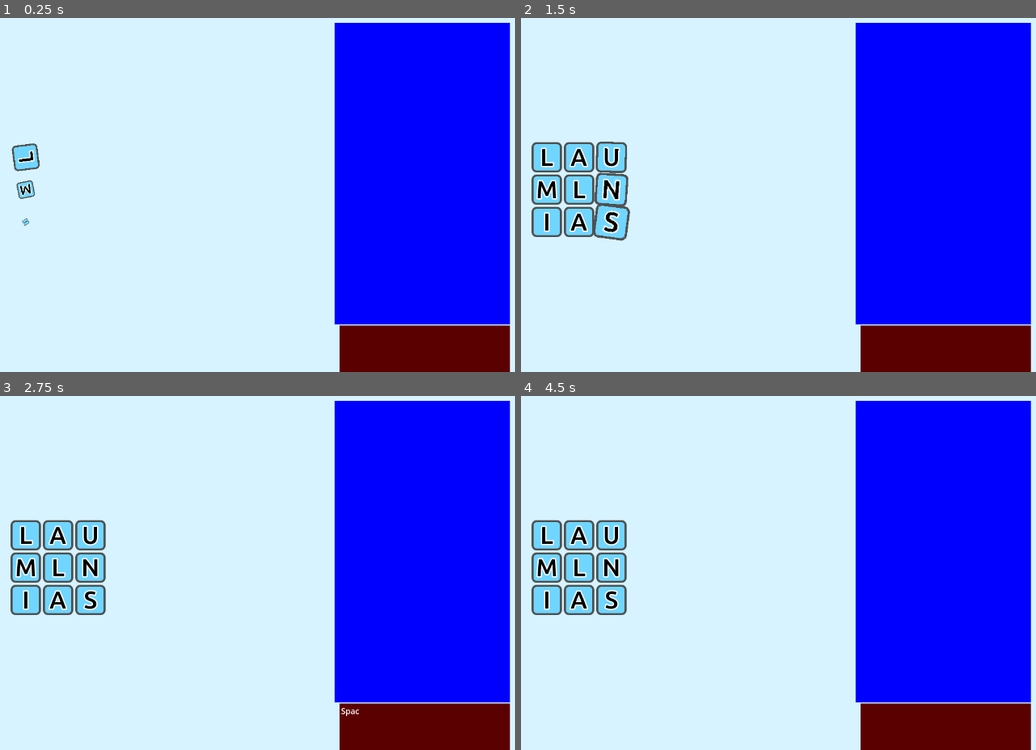
Above: before the commit, frames 1-4 (two rows, left to right).
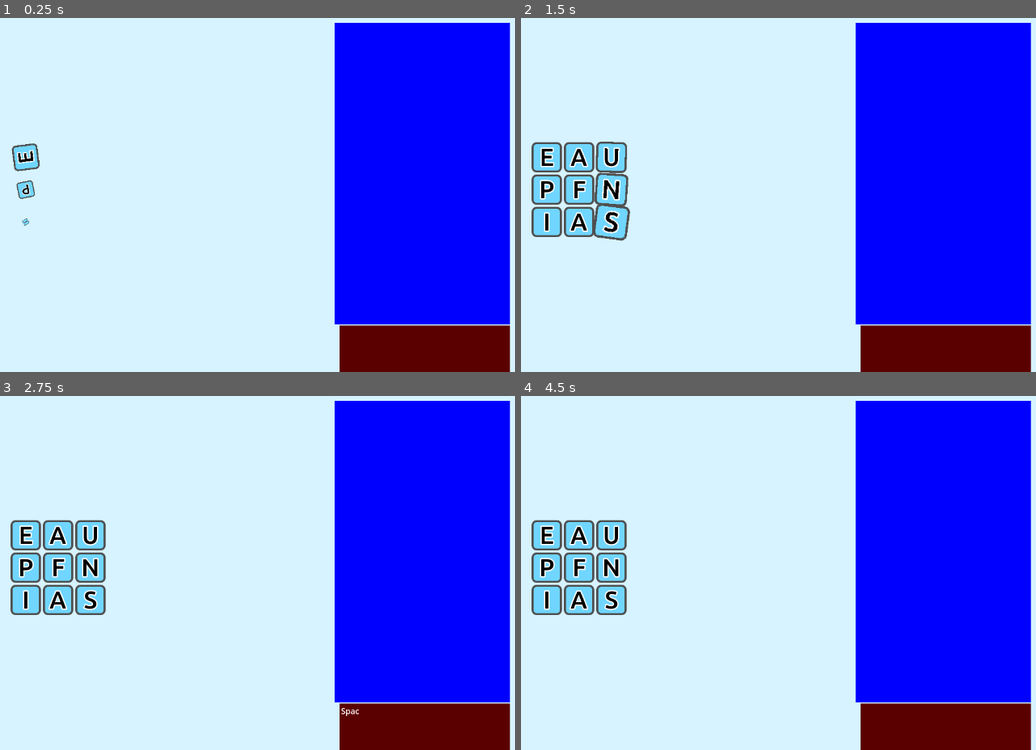
Above: after the commit, the same moments.

Repository: daoudclarke/word-search-extreme
Game: Godot game, scene res://word_search.tscn
Two runs of this game, one before a commit and one after it. Both use one fixed random seed, a clock stepped at 60 frames per second and the inputs below.
Inputs:
- Up to frame 1 (0.25 s): no input
- Up to frame 2 (1.5 s): tap Enter at 0.5, 1.35 s; tap Backspace at 0.6 s
- Up to frame 3 (2.75 s): tap Space at 2 s; tap Backspace at 2.1 s
- Up to frame 4 (4.5 s): tap Enter at 2.75, 2.85, 4.25, 4.35 s; tap Space at 3.5 s; tap Backspace at 3.6 s

The runs differ from the first frame. In frame 1, 0.1% of the frame differs, in the area x 3-7%, y 37-51%; in frame 2, 0.3%, in the area x 2-13%, y 36-52%; in frame 3, 0.3%; in frame 4, 0.3%.

Commit message:
Attempt to fill board

Diff:
--- a/word_search.gd
+++ b/word_search.gd
@@ -51,30 +51,35 @@
 
 	var sequences = get_letter_sequences(start_word, letter_index, 1)
 
-
-	update_board_with_word(start_word, sequences[0], letter_index)
-
-	for j in range(1):
-		for location in sequences[0]:
-			var neighbours = get_neighbours(location)
-			for neighbour in neighbours:
-				if neighbour not in letter_index[""]:
-					letter_index[""].append(neighbour)
+	var found_locations = {}
+	update_board_with_word(start_word, sequences[0], letter_index, found_locations)
+
+	for j in range(50):
+		if len(sequences) > 0:
+			for location in sequences[0]:
+				var neighbours = get_neighbours(location)
+				for neighbour in neighbours:
+					if neighbour not in found_locations:
+						letter_index[""].append(neighbour)
+
+		if len(letter_index[""]) == 0:
+			print("Board is covered")
+			break
 
 		var word = big_words[randi_range(0, len(big_words) - 1)]
 		sequences = get_letter_sequences(word, letter_index, 1)
 		if len(sequences) > 0:
-			update_board_with_word(word, sequences[0], letter_index)
+			update_board_with_word(word, sequences[0], letter_index, found_locations)
 
 	for k in letter_index:
 		for location in letter_index[k]:
 			cell_letters[location] = k
 
 
-func update_board_with_word(word: String, sequence: Array, letter_index: Dictionary):
+func update_board_with_word(word: String, sequence: Array, letter_index: Dictionary, found_locations: Dictionary):
 	print("Updating board with word: ", word)
-	print("Using sequence: ", sequence)
-	print("Board before ", letter_index)
+	#print("Using sequence: ", sequence)
+	#print("Board before ", letter_index)
 	var i = 0
 	for location in sequence:
 		if word[i] not in letter_index:
@@ -82,13 +87,15 @@
 		else:
 			letter_index[word[i]].append(location)
 		i += 1
+		found_locations[location] = null
 
 	var new_wildcards = []
 	for location in letter_index[""]:
 		if location not in sequence:
 			new_wildcards.append(location)
 	letter_index[""] = new_wildcards
-	print("Board after ", letter_index)
+
+	#print("Board after ", letter_index)
 
 
 
@@ -133,7 +140,8 @@
 	var neighbours: Array[Vector2i] = []
 	for relative in RELATIVES:
 		var new_key = location + relative
-		neighbours.append(new_key)
+		if new_key.x >= 0 and new_key.y >= 0 and new_key.x < SIZE.x and new_key.y < SIZE.y:
+			neighbours.append(new_key)
 	return neighbours
 
 
@@ -182,7 +190,7 @@
 
 
 func get_letter_sequences(word: String, letter_index: Dictionary, max_sequences: int) -> Array:
-	print("Getting letter sequences: ", letter_index)
+	#print("Getting letter sequences: ", letter_index)
 	var sequences = []
 	var indexes = [0]
 
